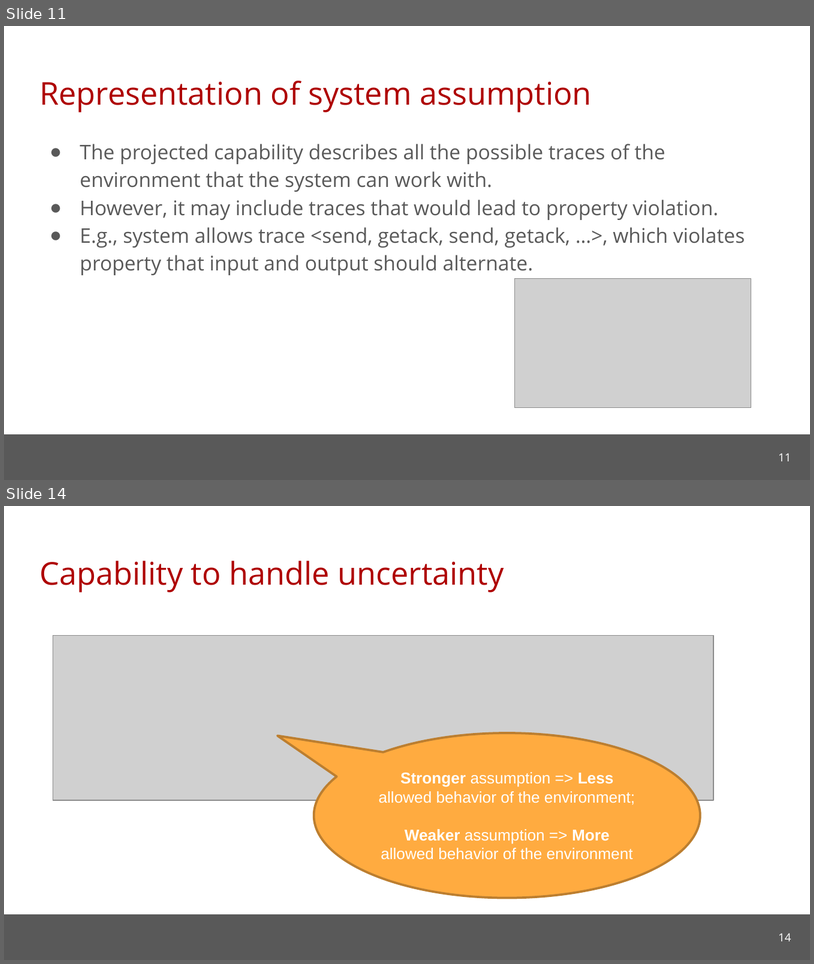
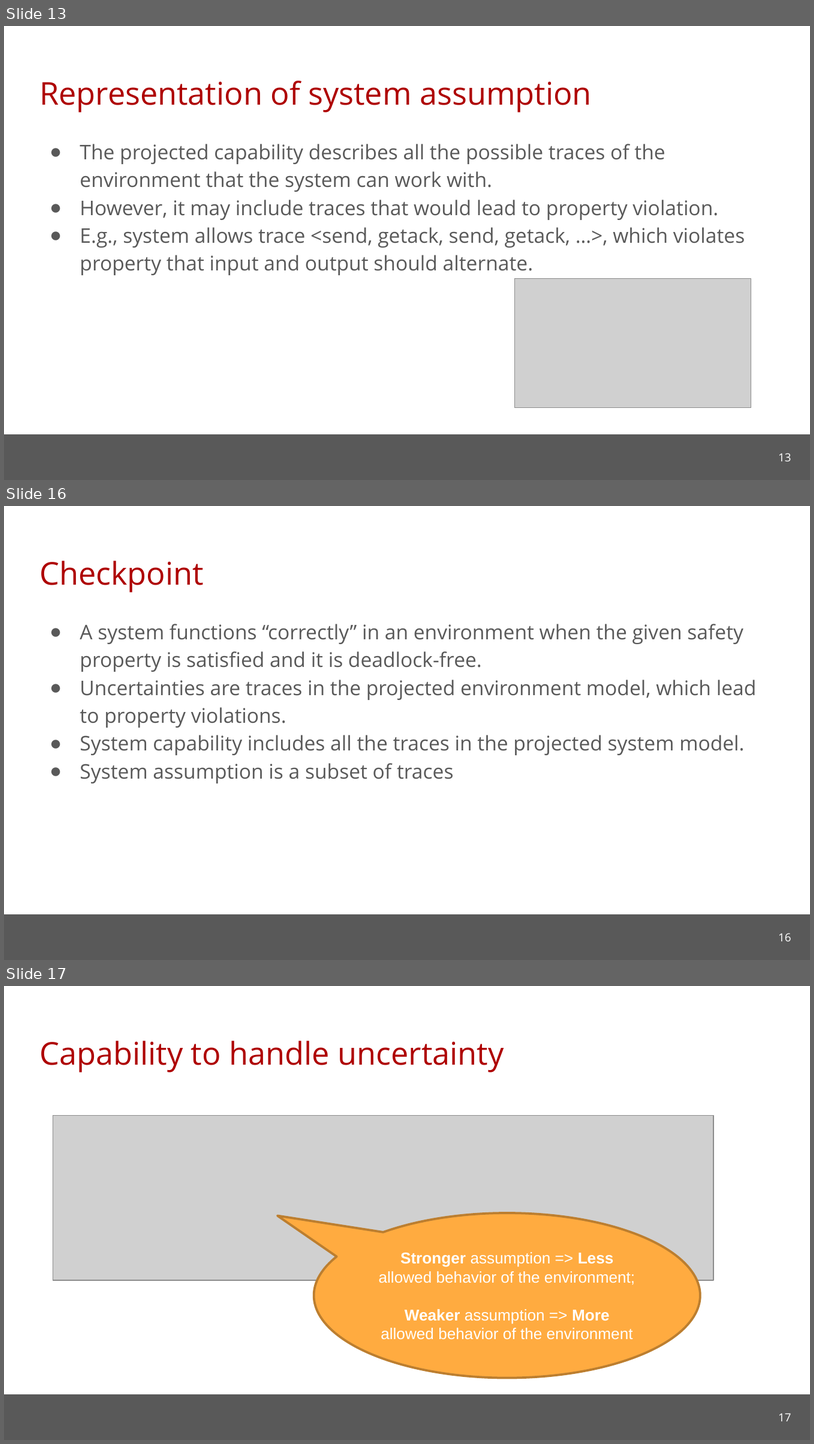
Before and after one commit to cmu-soda/Robustness, a slide deck: Robustness.pptx. Shown one above the other, each under a label of ours: slides 11 and 14 before the commit, slides 13, 16 and 17 after it; the slides between them are not shown. The pictures are 814x964 and 814x1444 pixels, drawn with LibreOffice and Linux fonts; fonts in the diff are those of the drawing; grey boxes stand for pictures; background and template pictures are left out. Boxes give left, top, right and bottom in pixels: in the first picture for what was removed or moved away, otherwise in the second. Text is boxed around its words. In the diff, an @@ line names an element or a change of style, - is before the commit and + after.

```diff
--- a/Robustness.pptx
+++ b/Robustness.pptx
@@ slide 16 added at (4, 506, 810, 960), background #FFFFFF; not listed: 1 template element that a slide beside it also shows @@
@@ title added at (39, 561, 204, 592), 28 pt, text #AE0000 @@
+Checkpoint
@@ text added at (80, 624, 757, 783), 18 pt, text #595959 @@
+● A system functions “correctly” in an environment when the given safety property is satisfied and it is deadlock-free.
+● Uncertainties are traces in the projected environment model, which lead to property violations.
+● System capability includes all the traces in the projected system model.
+● System assumption is a subset of traces
@@ page number added at (779, 933, 791, 941), 10 pt, text #FFFFFF @@
+16
@@ what was slide 11 is now slide 13 @@
@@ page number at (779, 453, 791, 461): text changed @@
-11
+13
@@ what was slide 14 is now slide 17 @@
@@ page number at (779, 1413, 791, 1421): text changed @@
-14
+17
```
Also in this commit, not shown: 6 slides changed, 2 other slides added.
